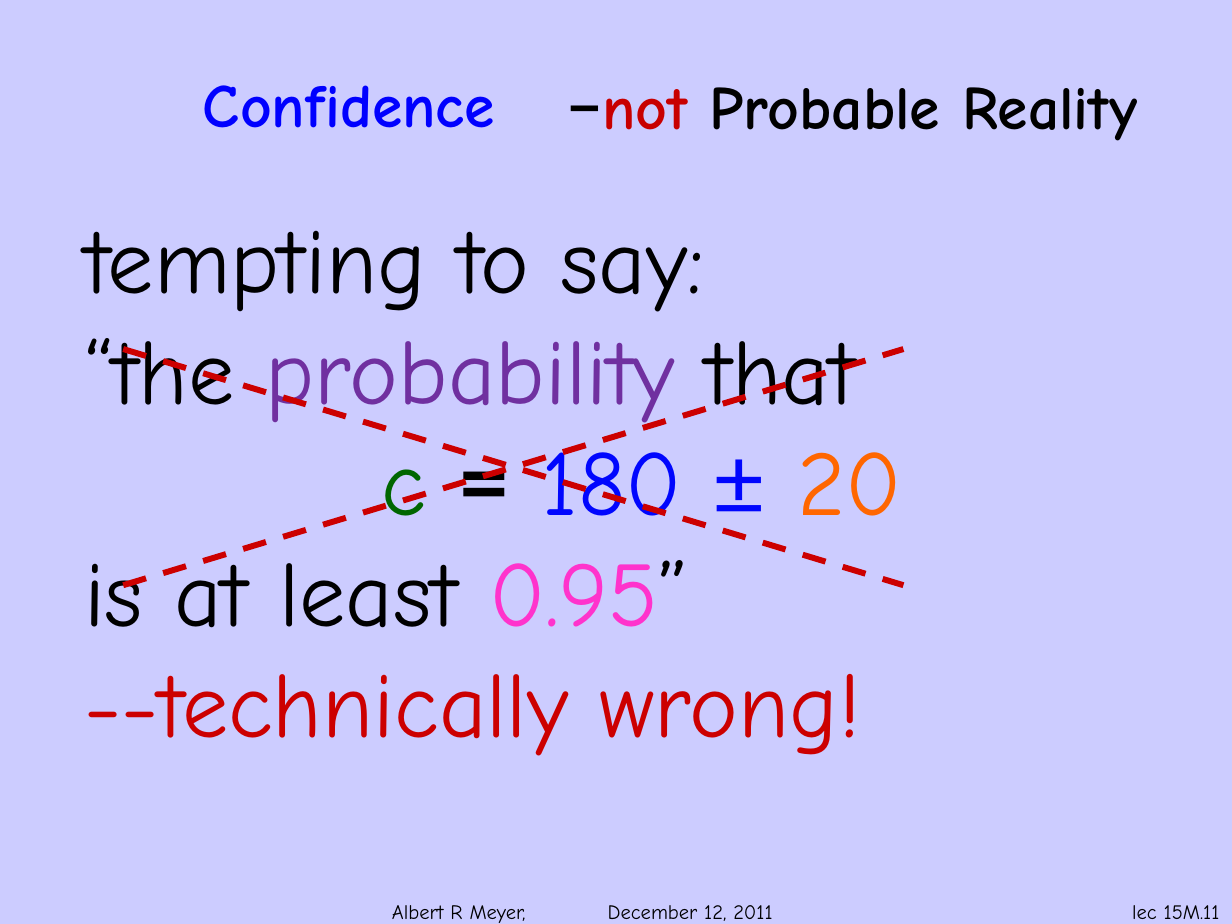
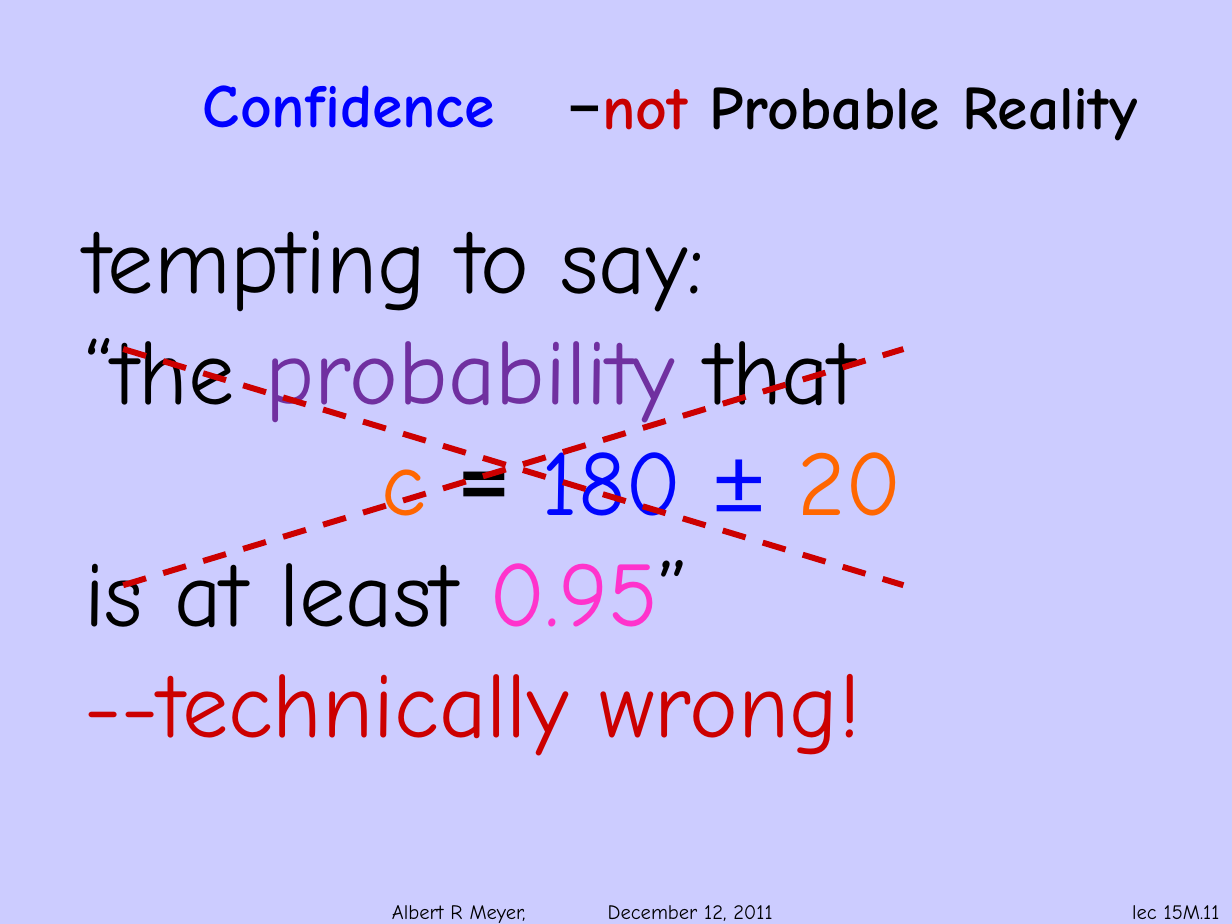
Before and after one commit to armeyer/mcs_web, a slide deck: slide 11 of fall11/slidesF11/slides15m.pptx. Drawn at 1232x924 pixels with LibreOffice and Linux fonts; fonts in the diff are those of the drawing; background and template pictures are left out. Boxes give left, top, right and bottom in pixels: in the first picture for what was removed or moved away, otherwise in the second. Text is boxed around its words. In the diff, an @@ line names an element or a change of style, - is before the commit and + after.

```diff
--- a/fall11/slidesF11/slides15m.pptx
+++ b/fall11/slidesF11/slides15m.pptx
@@ text at <box>382,435,902,516</box>: text colour #006600 to #FF6600 in "c" @@
```
Also in this commit, not shown: 13 other slides changed.
